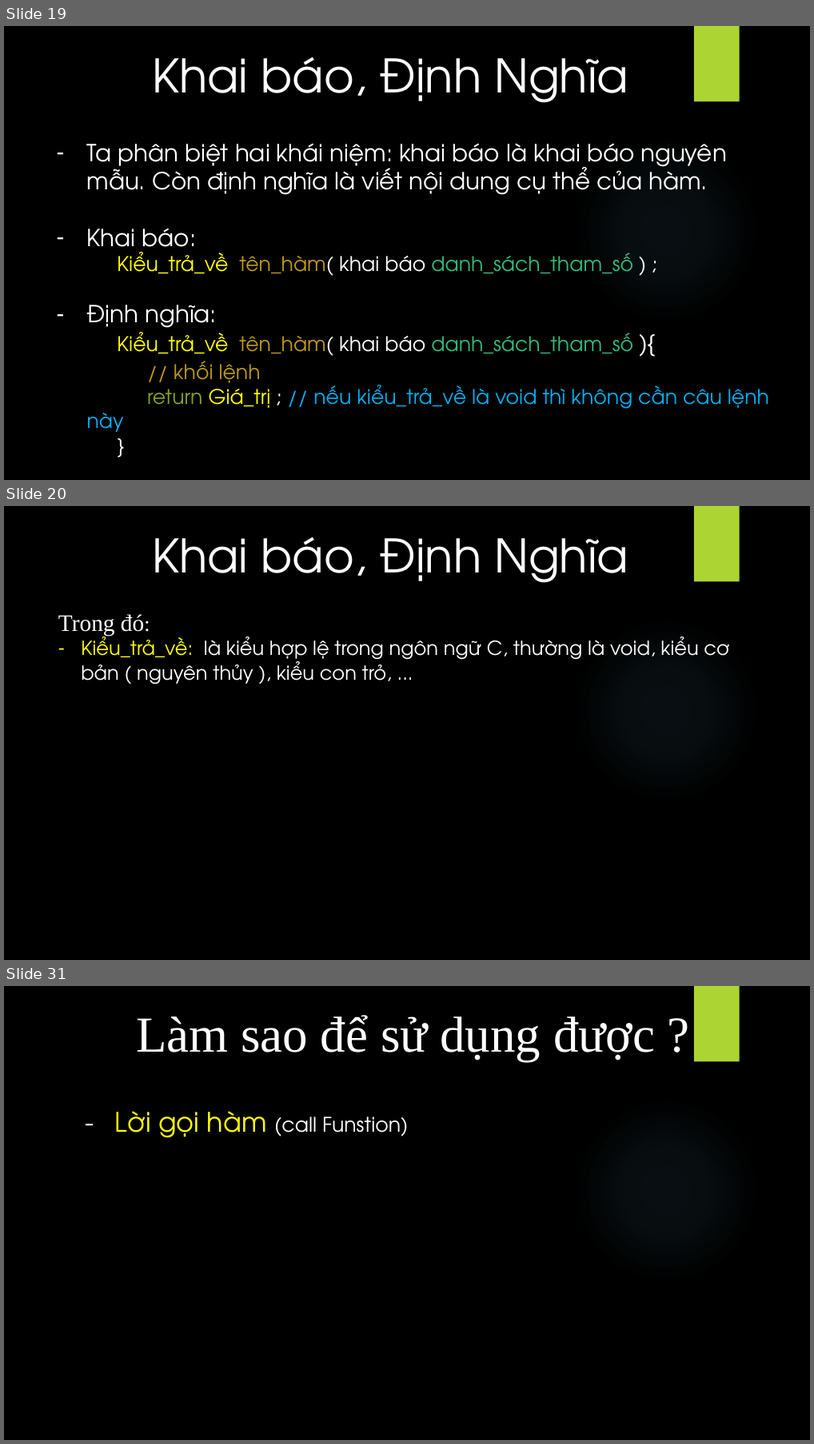
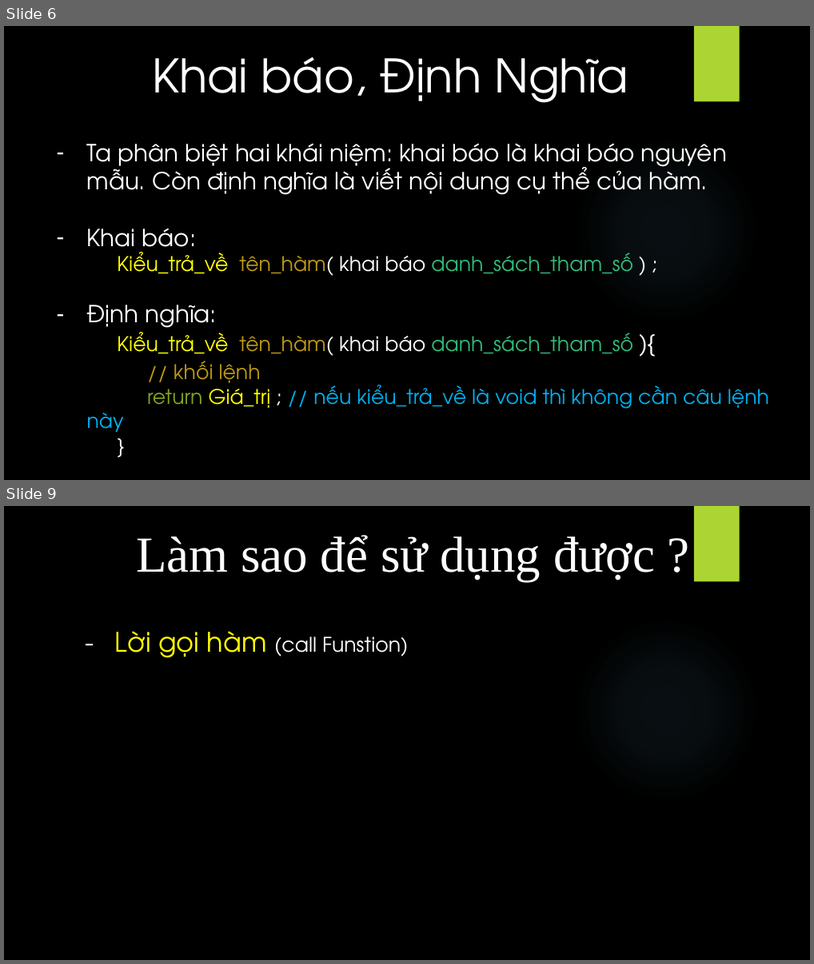
Before and after one commit to quocTuan02/demo, a slide deck: C/sile/Funstion.pptx. Shown one above the other, each under a label of ours: slides 19, 20 and 31 before the commit, slides 6 and 9 after it; the slides between them are not shown. The pictures are 814x1444 and 814x964 pixels, drawn with LibreOffice and Linux fonts; fonts in the diff are those of the drawing; background and template pictures are left out. Boxes give left, top, right and bottom in pixels: in the first picture for what was removed or moved away, otherwise in the second. Text is boxed around its words. In the diff, an @@ line names an element or a change of style, - is before the commit and + after.

```diff
--- a/C/sile/Funstion.pptx
+++ b/C/sile/Funstion.pptx
@@ slide 20 removed at <box>4,506,810,960</box>, background picture (left out); not listed: 2 template elements that a slide beside it also shows @@
@@ text removed at <box>152,537,629,583</box> @@
-Khai báo, Định Nghĩa
@@ text removed at <box>58,614,730,684</box> @@
-Trong đó:
-– Kiểu_trả_về: là kiểu hợp lệ trong ngôn ngữ C, thường là void, kiểu cơ bản ( nguyên thủy ), kiểu con trỏ, ...
@@ what was slide 19 is now slide 6 @@
@@ what was slide 31 is now slide 9 @@
```
Also in this commit, not shown: 5 slides changed, 1 slide added, 21 other slides removed.
